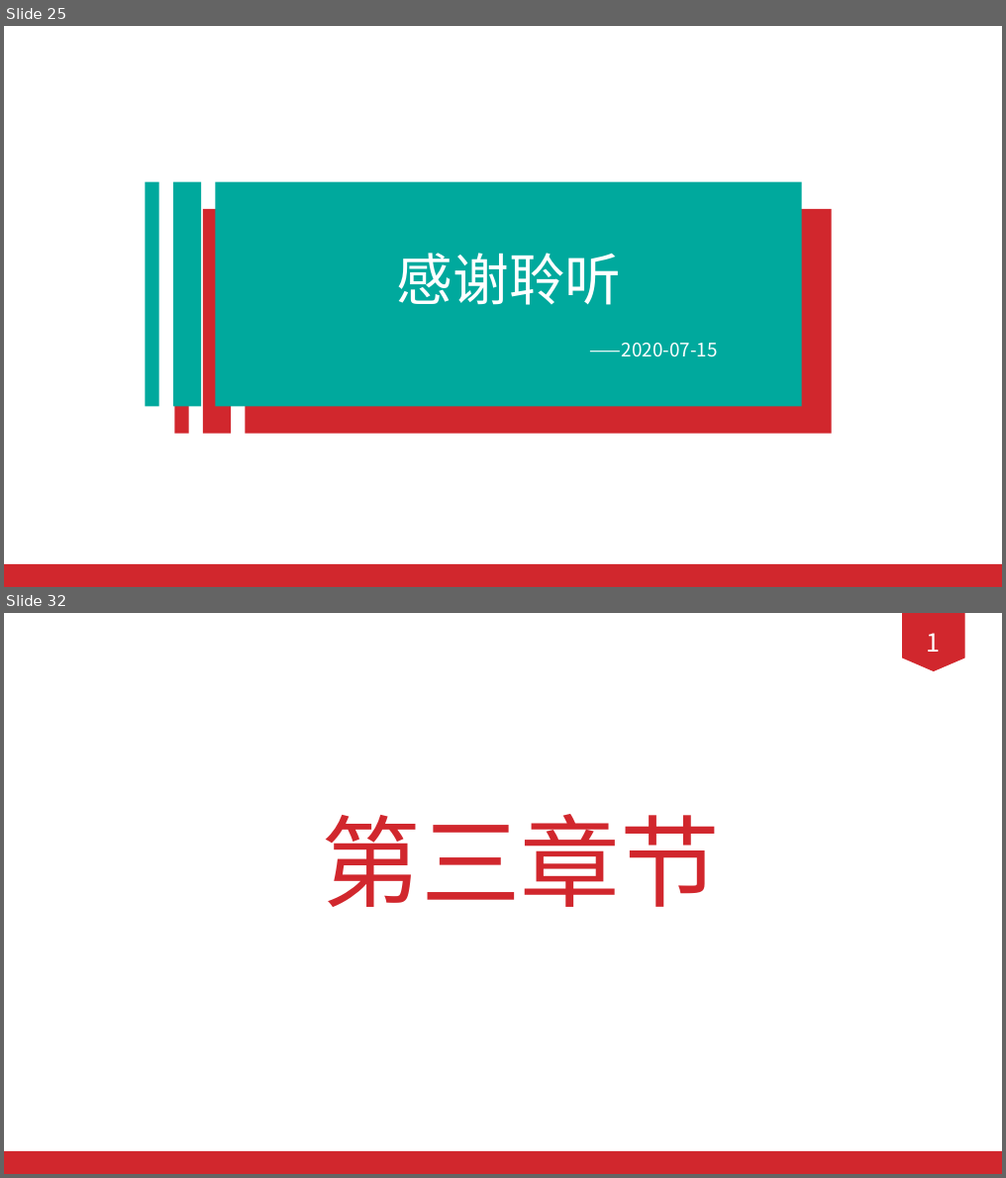
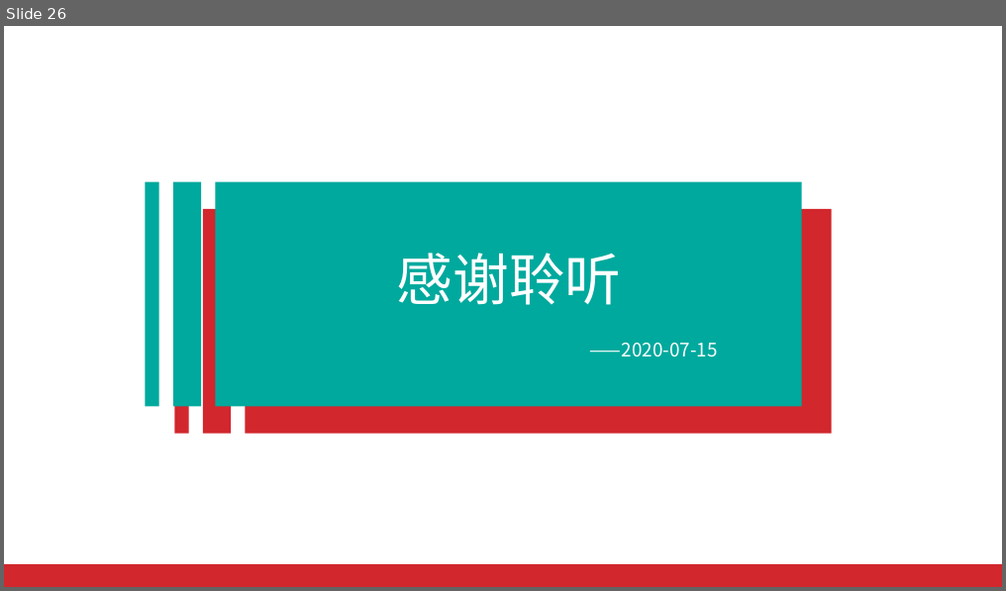
Before and after one commit to 1AKO1/2020shixun, a slide deck: doc/PPT/答辩ppt.pptx. Shown one above the other, each under a label of ours: slides 25 and 32 before the commit, slide 26 after it; the slides between them are not shown. The pictures are 1006x1178 and 1006x591 pixels, drawn with LibreOffice and Linux fonts; fonts in the diff are those of the drawing. Boxes give left, top, right and bottom in pixels: in the first picture for what was removed or moved away, otherwise in the second. Text is boxed around its words. In the diff, an @@ line names an element or a change of style, - is before the commit and + after.

```diff
--- a/doc/PPT/答辩ppt.pptx
+++ b/doc/PPT/答辩ppt.pptx
@@ slide 32 removed at <box>4,613,1002,1174</box>, background #FFFFFF @@
@@ freeform shape removed at <box>902,613,965,671</box> @@
-1
@@ text removed at <box>321,814,720,907</box> @@
-第三章节
@@ rectangle removed at <box>4,1152,1002,1174</box> @@
@@ what was slide 25 is now slide 26 @@
```
Also in this commit, not shown: 14 slides changed, 1 slide added, 15 other slides removed.
